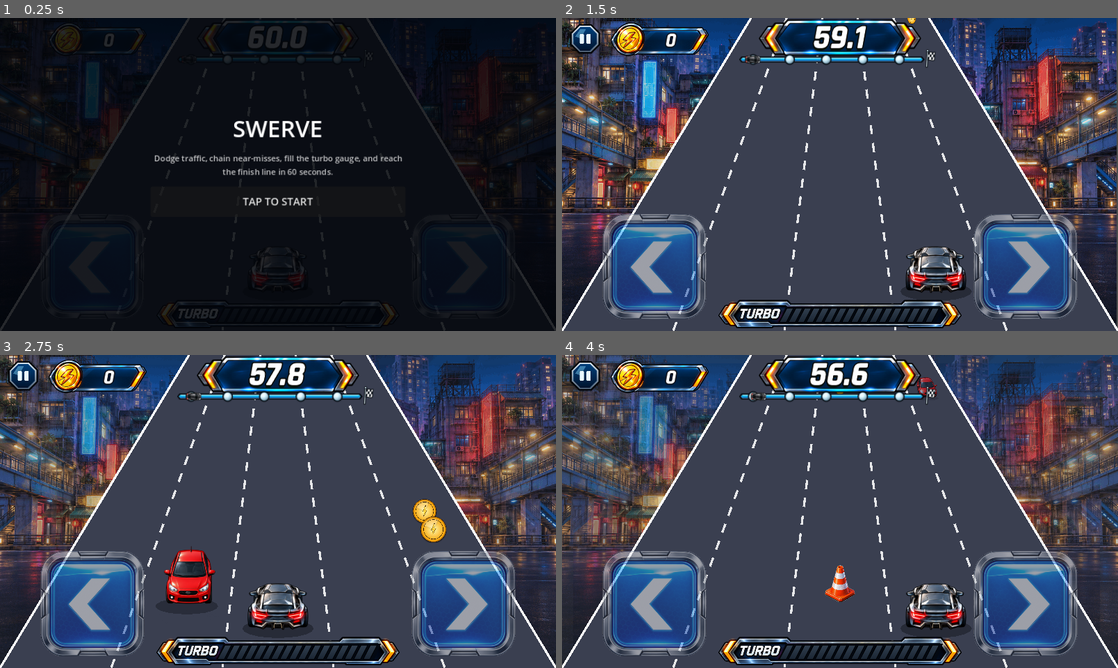
Above: before the commit, frames 1-4 (two rows, left to right).
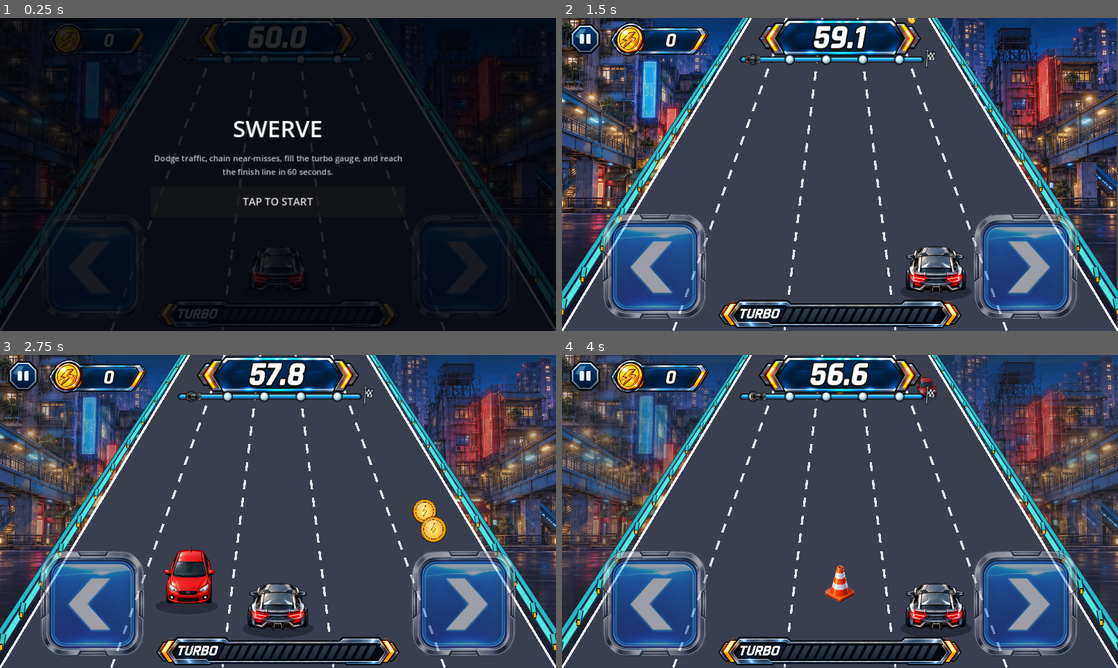
Above: after the commit, the same moments.

Repository: kjs8806/swerve
Game: Godot game, scene res://scenes/Main.tscn
Same seed, same stepped clock (60 frames per second), same inputs: the game is played once before the commit and once after it.
Inputs:
- Up to frame 1 (0.25 s): no input
- Up to frame 2 (1.5 s): click "TAP TO START" at 0.5 s; tap Enter at 1.25, 1.35 s; hold Right from 1.28 s (still down)
- Up to frame 3 (2.75 s): tap Space at 1.52, 2.27 s; release Right at 2.03 s; hold Left from 2.03 s (still down); tap Enter at 2.1 s
- Up to frame 4 (4 s): release Left at 2.78 s; hold Right from 2.78 s (still down); tap Enter at 2.85, 3.6 s; tap Space at 3.77 s

The runs differ from the first frame. In frame 1, 0.9% of the frame differs, in the area x 0-100%, y 0-95%; in frame 2, 3.6%; in frame 3, 3.6%; in frame 4, 3.7%, in the area x 0-100%, y 0-96%.

Commit message:
Restore procedural guardrail rendering

Diff:
--- a/godot/scripts/Race.gd
+++ b/godot/scripts/Race.gd
@@ -896,6 +896,7 @@
 
 	draw_line(Vector2(cx - top_half, hy), Vector2(cx - bot_half, h), Color.WHITE, 4.0)
 	draw_line(Vector2(cx + top_half, hy), Vector2(cx + bot_half, h), Color.WHITE, 4.0)
+	_draw_moving_guardrails(cx, hy, h)
 
 
 func _draw_city_background(w: float, h: float) -> void:
@@ -1028,6 +1029,49 @@
 		draw_colored_polygon(pts, Color8(0x6b, 0x53, 0x3c))
 
 
+func _guardrail_point(cx: float, hy: float, h: float, p: float, side: float, outward: float = 0.0) -> Vector2:
+	var perspective: float = ease_p(p)
+	var gap: float = lerpf(7.0, 24.0, perspective)
+	var x: float = cx + side * (half_width_at(p) + gap + outward)
+	var y: float = lerpf(hy, h, perspective)
+	return Vector2(x, y)
+
+
+func _draw_moving_guardrails(cx: float, hy: float, h: float) -> void:
+	const RAIL_SEGMENTS := 28
+	const POST_COUNT := 13
+	const POST_SCROLL_DISTANCE := 230.0
+	var phase: float = fmod(road_scroll / POST_SCROLL_DISTANCE, 1.0)
+
+	for side in [-1.0, 1.0]:
+		for i in range(RAIL_SEGMENTS):
+			var p0: float = float(i) / RAIL_SEGMENTS
+			var p1: float = float(i + 1) / RAIL_SEGMENTS
+			var perspective: float = ease_p((p0 + p1) * 0.5)
+			var width: float = lerpf(2.5, 9.0, perspective)
+			var a0: Vector2 = _guardrail_point(cx, hy, h, p0, side)
+			var a1: Vector2 = _guardrail_point(cx, hy, h, p1, side)
+			var b0: Vector2 = _guardrail_point(cx, hy, h, p0, side, lerpf(5.0, 16.0, ease_p(p0)))
+			var b1: Vector2 = _guardrail_point(cx, hy, h, p1, side, lerpf(5.0, 16.0, ease_p(p1)))
+			draw_line(a0, a1, Color8(0x08, 0x3b, 0x57), width + 3.0, true)
+			draw_line(a0, a1, Color8(0x54, 0xe8, 0xe0), width, true)
+			draw_line(b0, b1, Color8(0x05, 0x2d, 0x48), maxf(2.0, width * 0.72) + 2.0, true)
+			draw_line(b0, b1, Color8(0x2b, 0xb9, 0xc7), maxf(2.0, width * 0.72), true)
+
+		for i in range(POST_COUNT):
+			var p: float = fmod(float(i) / POST_COUNT + phase, 1.0)
+			var perspective: float = ease_p(p)
+			var scale: float = lerpf(0.38, 1.45, perspective)
+			var top: Vector2 = _guardrail_point(cx, hy, h, p, side, lerpf(2.0, 8.0, perspective))
+			var bottom: Vector2 = top + Vector2(side * 3.0 * scale, 17.0 * scale)
+			draw_line(top, bottom, Color8(0x03, 0x25, 0x38), 7.0 * scale, true)
+			draw_line(top, bottom, Color8(0x35, 0xc9, 0xc7), 4.2 * scale, true)
+			var reflector_size: Vector2 = Vector2(5.0, 9.0) * scale
+			var reflector_pos: Vector2 = bottom - reflector_size * 0.5
+			draw_rect(Rect2(reflector_pos, reflector_size), Color8(0x45, 0x24, 0x08), true)
+			draw_rect(Rect2(reflector_pos + reflector_size * 0.18, reflector_size * 0.64), Color8(0xff, 0xb0, 0x18), true)
+
+
 func _ellipse_points(center: Vector2, rx: float, ry: float, segments: int = 16) -> PackedVector2Array:
 	var pts := PackedVector2Array()
 	for i in range(segments):
